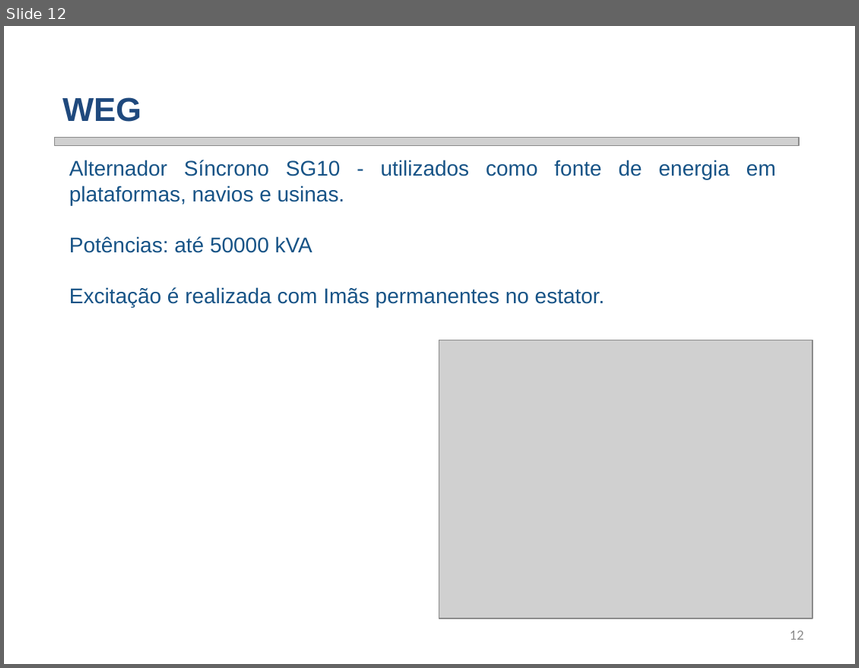
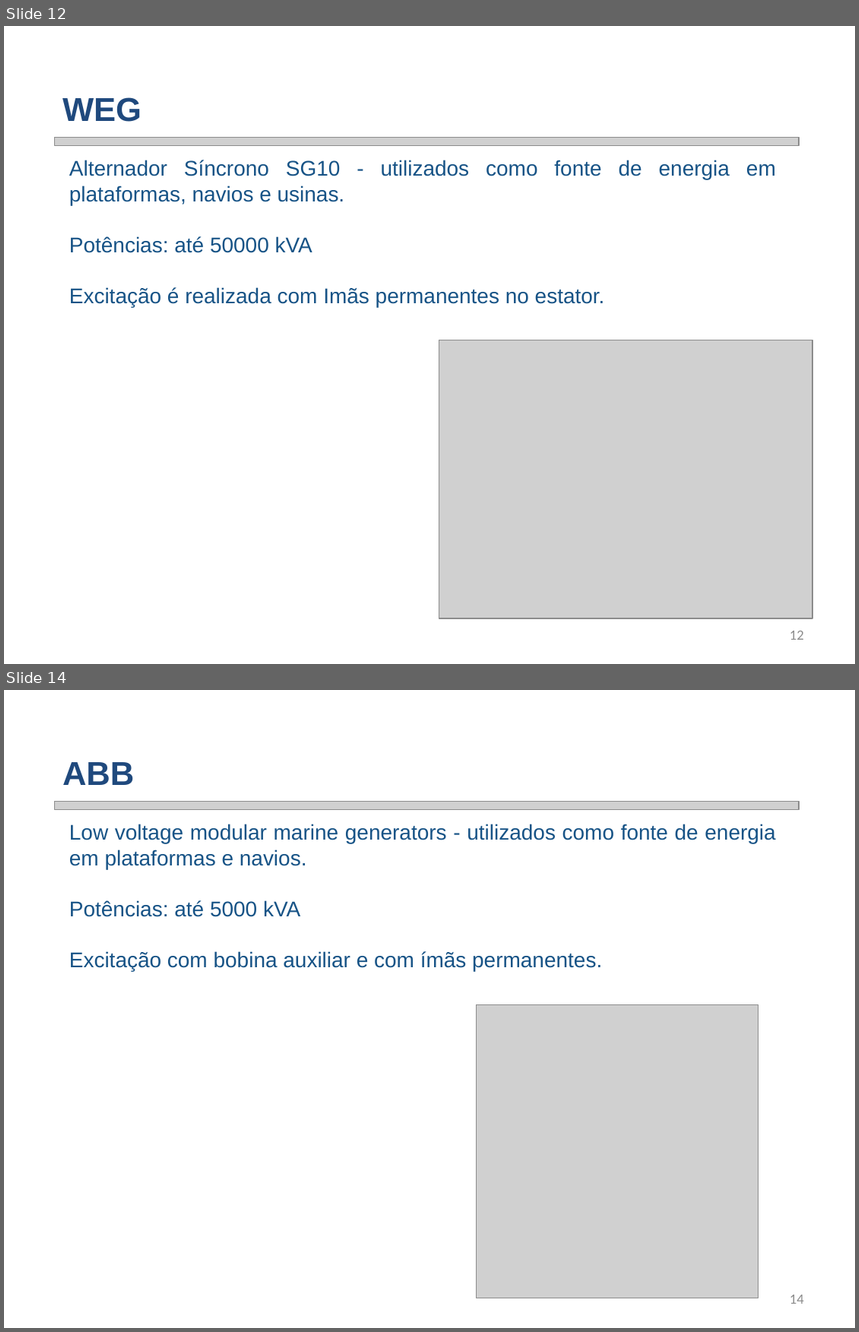
Before and after one commit to smarley2/SGR, a slide deck: Fábio/Moto geradores/SGR - Prof Fábio - Moto geradores.pptx. Shown one above the other, each under a label of ours: slide 12 before the commit, slides 12 and 14 after it; the slides between them are not shown. The pictures are 859x668 and 859x1332 pixels, drawn with LibreOffice and Linux fonts; fonts in the diff are those of the drawing; grey boxes stand for pictures; background and template pictures are left out. Boxes give left, top, right and bottom in pixels: in the first picture for what was removed or moved away, otherwise in the second. Text is boxed around its words. In the diff, an @@ line names an element or a change of style, - is before the commit and + after.

```diff
--- a/Fábio/Moto geradores/SGR - Prof Fábio - Moto geradores.pptx
+++ b/Fábio/Moto geradores/SGR - Prof Fábio - Moto geradores.pptx
@@ slide 14 added at [4, 690, 855, 1328], background picture (left out) @@
@@ text added at [63, 762, 134, 785], 28 pt, text #1F497D, bold @@
+ABB
@@ picture added at [54, 802, 799, 810] @@
@@ text added at [69, 824, 775, 971], 18 pt, text #175386 @@
+  Low voltage modular marine generators - utilizados como fonte de energia em plataformas e navios.
+  Potências: até 5000 kVA
+  Excitação com bobina auxiliar e com ímãs permanentes.
@@ picture added at [477, 1005, 758, 1299] @@
@@ page number added at [790, 1295, 804, 1304], 12 pt, text #8C8C8C @@
+14
```
Also in this commit, not shown: 2 slides changed, 3 other slides added, 1 other file.
